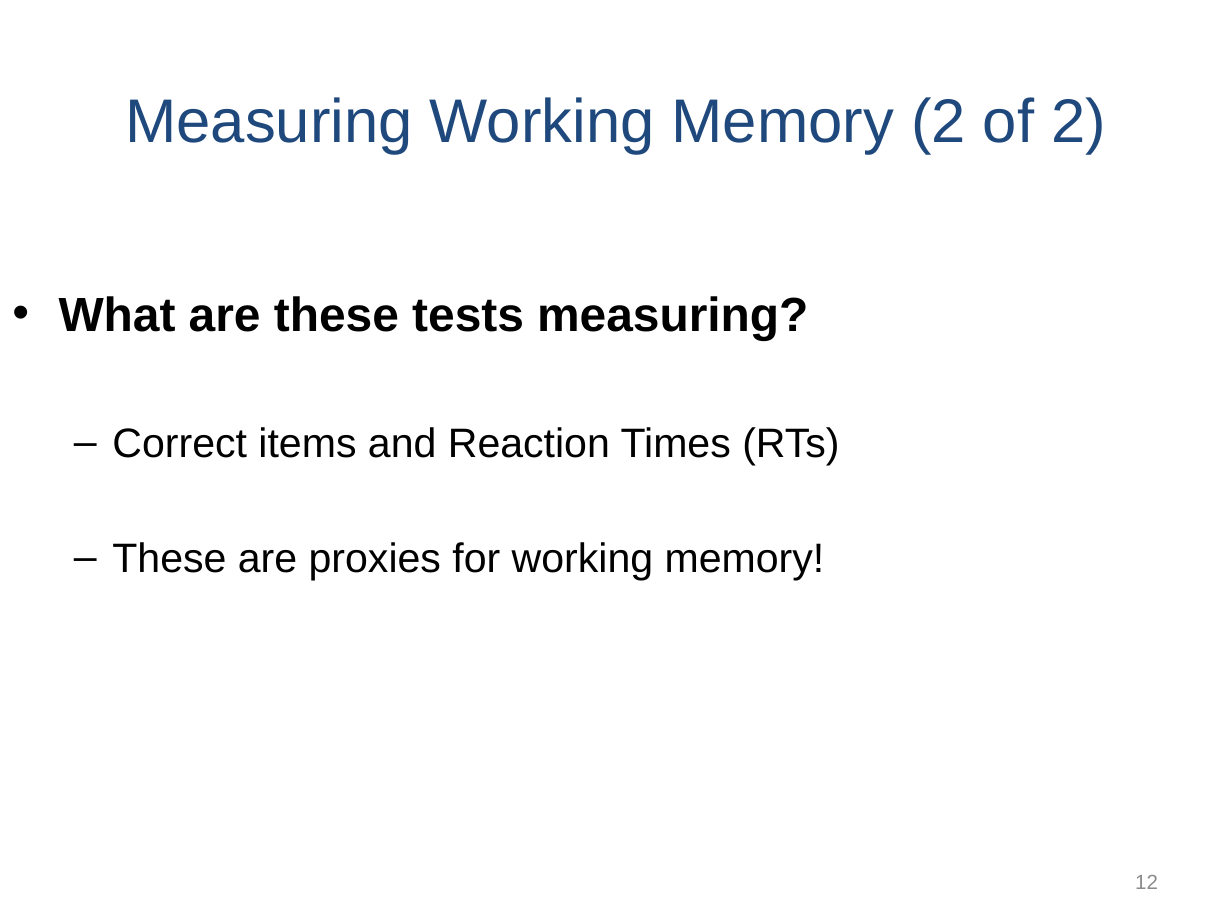
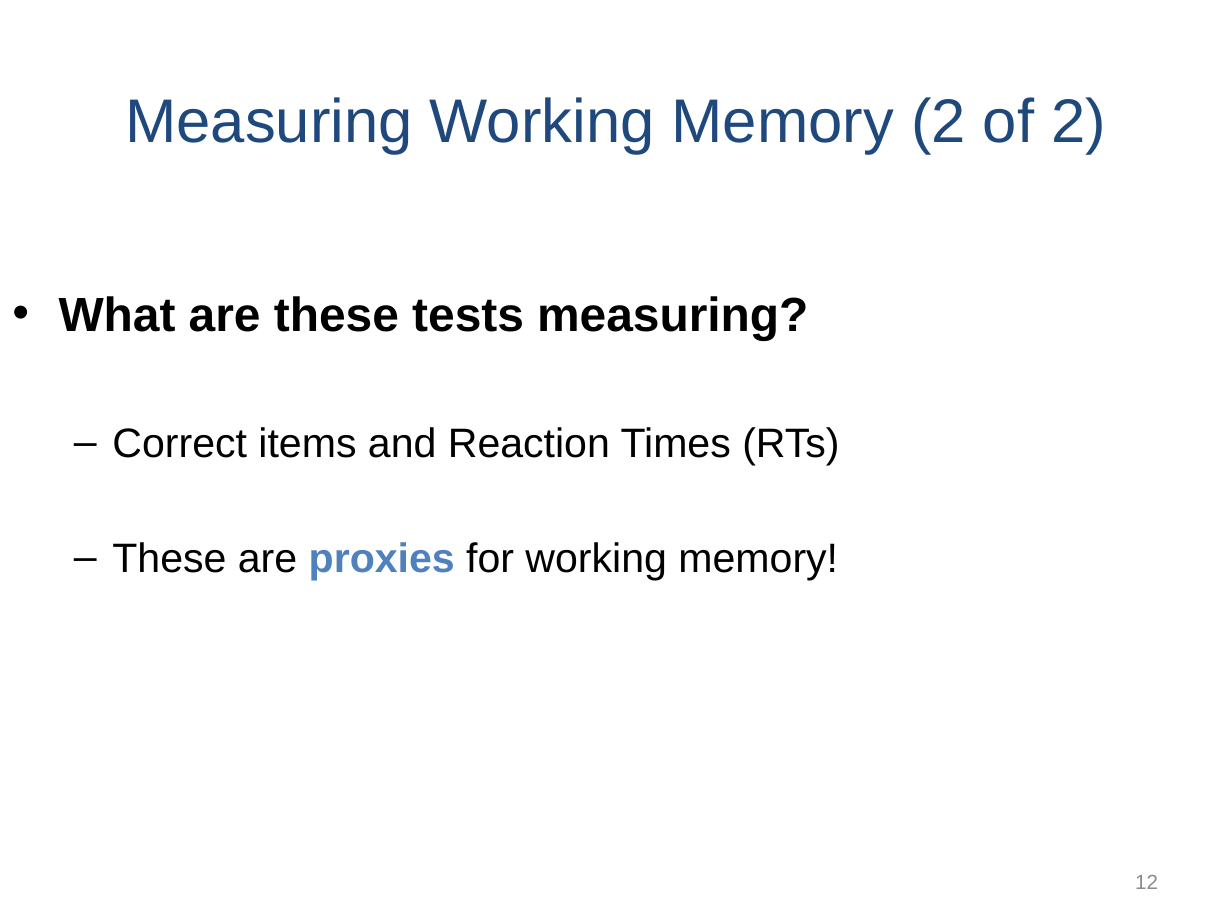
Before and after one commit to npm27/Teaching-Materials, a slide deck: slide 12 of Memory/Slides/Chapter 3.PPTX. Drawn at 1232x924 pixels with LibreOffice and Linux fonts; fonts in the diff are those of the drawing. Boxes give left, top, right and bottom in pixels: in the first picture for what was removed or moved away, otherwise in the second. Text is boxed around its words. In the diff, an @@ line names an element or a change of style, - is before the commit and + after.

Commit message:
Memory

```diff
--- a/Memory/Slides/Chapter 3.PPTX
+++ b/Memory/Slides/Chapter 3.PPTX
@@ text at bbox=[112, 542, 838, 580]: text colour #000000 to #4F81BD, bold on in "proxies" @@
```
Also in this commit, not shown: 1 other slide changed, 12 slides added, 3 other files.
